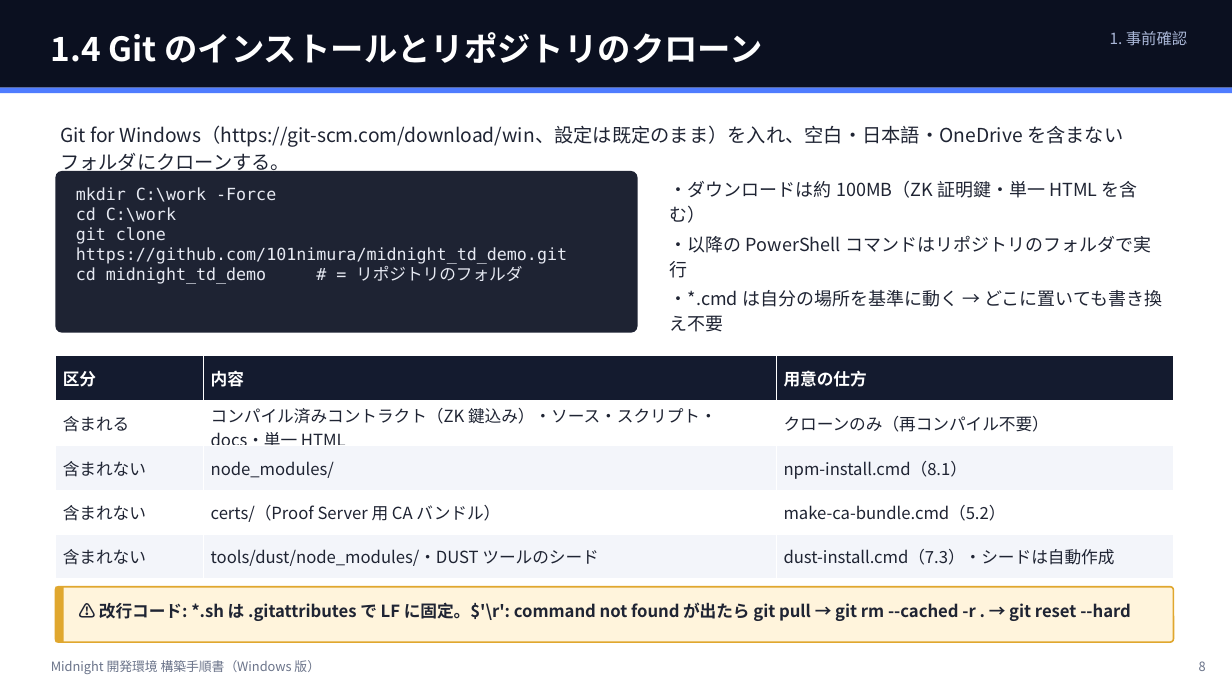
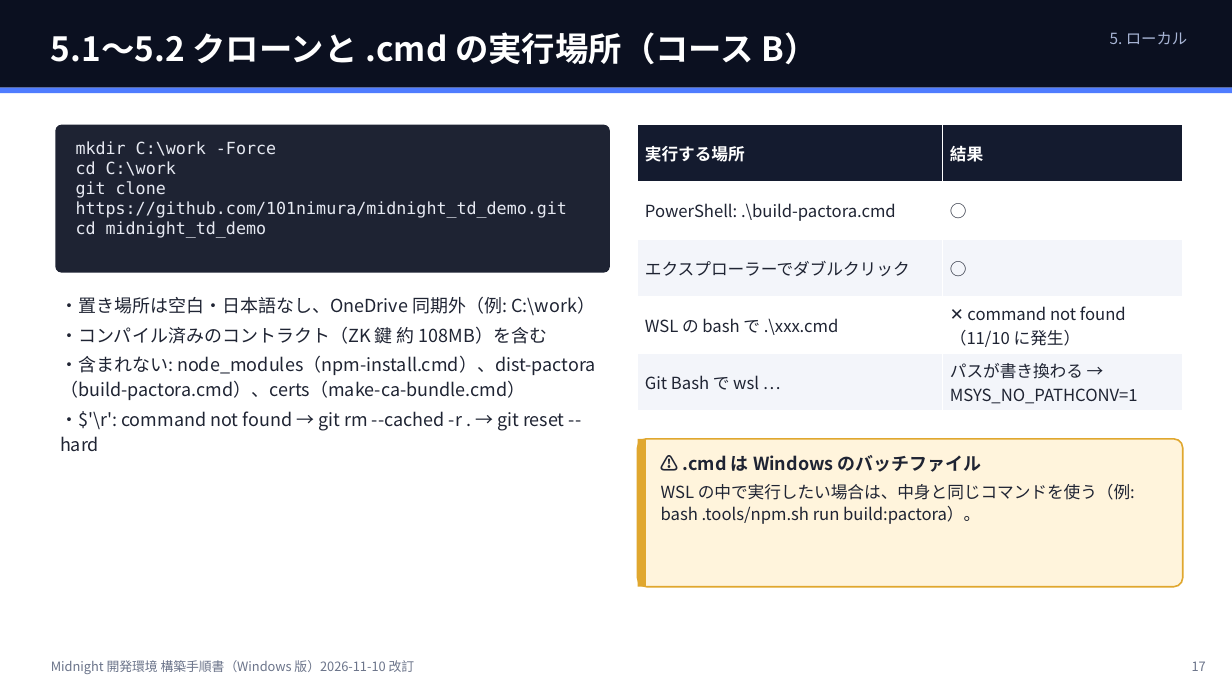
Before and after one commit to 101nimura/midnight_td_demo, a slide deck: slide 17 of docs/SETUP.pptx (slide 8 before the commit). Drawn at 1232x693 pixels with LibreOffice and Linux fonts; fonts in the diff are those of the drawing. Boxes give left, top, right and bottom in pixels: in the first picture for what was removed or moved away, otherwise in the second. Text is boxed around its words. In the diff, an @@ line names an element or a change of style, - is before the commit and + after.

```diff
--- a/docs/SETUP.pptx
+++ b/docs/SETUP.pptx
@@ text at [51,32,818,64]: text changed @@
-1.4 Git のインストールとリポジトリのクローン
+5.1〜5.2 クローンと .cmd の実行場所（コース B）
@@ text at [1110,32,1188,44]: text changed @@
-1. 事前確認
+5. ローカル
@@ rounded rectangle "mkdir C:\work -Force": place and size @@
-rounded rectangle "mkdir C:\work -Force" at [55,171,638,333]
+rounded rectangle "mkdir C:\work -Force" at [55,125,610,273]
@@ text removed at [60,125,1123,175] @@
-Git for Windows（https://git-scm.com/download/win、設定は既定のまま）を入れ、空白・日本語・OneDrive を含まないフォルダにクローンする。
@@ table added at [638,125,1183,411], 5 rows, 2 columns @@
+実行する場所 | 結果
+PowerShell: .\build-pactora.cmd | ○
+エクスプローラーでダブルクリック | ○
+WSL の bash で .\xxx.cmd | ✕ command not found（11/10 に発生）
+Git Bash で wsl … | パスが書き換わる → MSYS_NO_PATHCONV=1
@@ text removed at [670,181,1162,332] @@
-・ダウンロードは約 100MB（ZK 証明鍵・単一 HTML を含む）
-・以降の PowerShell コマンドはリポジトリのフォルダで実行
-・*.cmd は自分の場所を基準に動く → どこに置いても書き換え不要
@@ text in rounded rectangle at [76,221,266,238]: text changed @@
-cd midnight_td_demo # = リポジトリのフォルダ
+cd midnight_td_demo
@@ text added at [60,297,596,451], 14 pt, text #1F2433 @@
+・置き場所は空白・日本語なし、OneDrive 同期外（例: C:\work）
+・コンパイル済みのコントラクト（ZK 鍵 約 108MB）を含む
+・含まれない: node_modules（npm-install.cmd）、dist-pactora（build-pactora.cmd）、certs（make-ca-bundle.cmd）
+・$'\r': command not found → git rm --cached -r . → git reset --hard
@@ table removed at [55,356,1174,578], 5 rows, 3 columns @@
-区分 | 内容 | 用意の仕方
-含まれる | コンパイル済みコントラクト（ZK 鍵込み）・ソース・スクリプト・docs・単一 HTML | クローンのみ（再コンパイル不要）
-含まれない | node_modules/ | npm-install.cmd（8.1）
-含まれない | certs/（Proof Server 用 CA バンドル） | make-ca-bundle.cmd（5.2）
-含まれない | tools/dust/node_modules/・DUST ツールのシード | dust-install.cmd（7.3）・シードは自動作成
@@ rounded rectangle added at [638,439,1183,587], fill #FFF4DC, outline #E0A72E 1.25 pt @@
@@ rectangle added at [638,439,646,587], fill #E0A72E @@
@@ text added at [661,455,1135,524], 13 pt, text #1F2433 @@
+⚠ .cmd は Windows のバッチファイル
+WSL の中で実行したい場合は、中身と同じコマンドを使う（例: bash .tools/npm.sh run build:pactora）。
@@ rounded rectangle removed at [55,587,1174,642] @@
@@ rectangle removed at [55,587,64,642] @@
@@ text removed at [99,602,1131,621] @@
-⚠ 改行コード: *.sh は .gitattributes で LF に固定。$'\r': command not found が出たら git pull → git rm --cached -r . → git reset --hard
@@ text at [51,660,415,674]: text changed @@
-Midnight 開発環境 構築手順書（Windows 版）
+Midnight 開発環境 構築手順書（Windows 版）2026-11-10 改訂
@@ text at [1192,661,1206,671]: text changed @@
-8
+17
```
Also in this commit, not shown: 15 other slides changed, 10 slides added, 13 slides removed, 12 other files.
